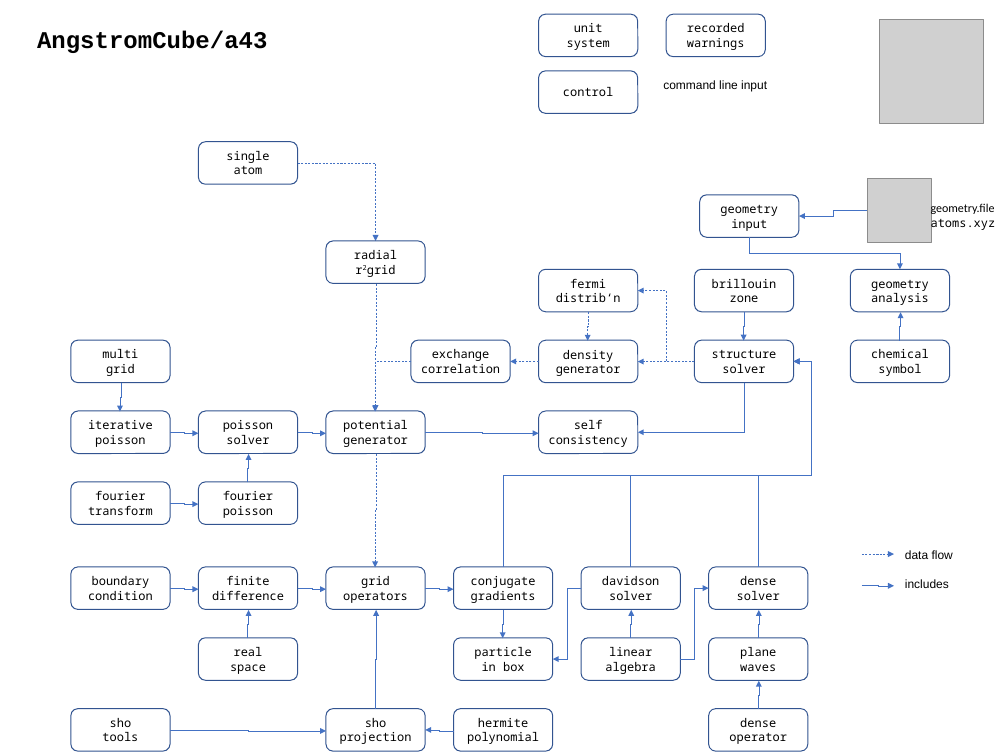
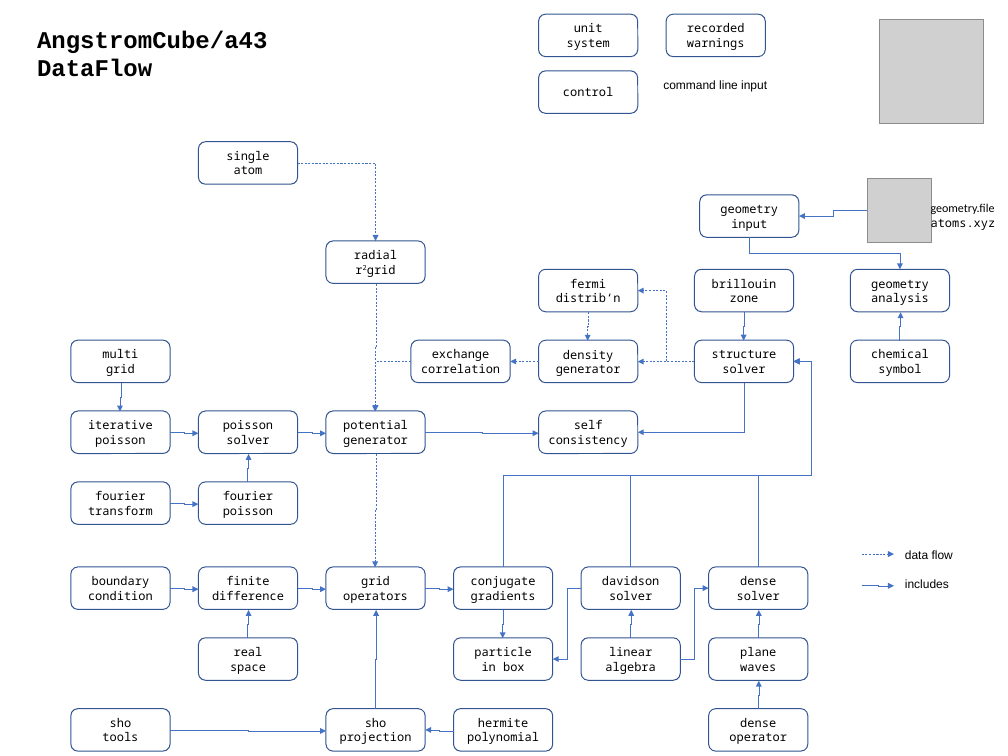
Before and after one commit to real-space/AngstromCube, a slide deck: slide 2 of doc/big_picture.pptx. Drawn at 1008x756 pixels with LibreOffice and Linux fonts; fonts in the diff are those of the drawing; grey boxes stand for pictures. Boxes give left, top, right and bottom in pixels: in the first picture for what was removed or moved away, otherwise in the second. Text is boxed around its words. In the diff, an @@ line names an element or a change of style, - is before the commit and + after.

```diff
--- a/doc/big_picture.pptx
+++ b/doc/big_picture.pptx
@@ text at [37,30,267,77]: text changed @@
-AngstromCube/a43
+AngstromCube/a43
+DataFlow
```
Also in this commit, not shown: 2 other slides changed, 2 other files.
